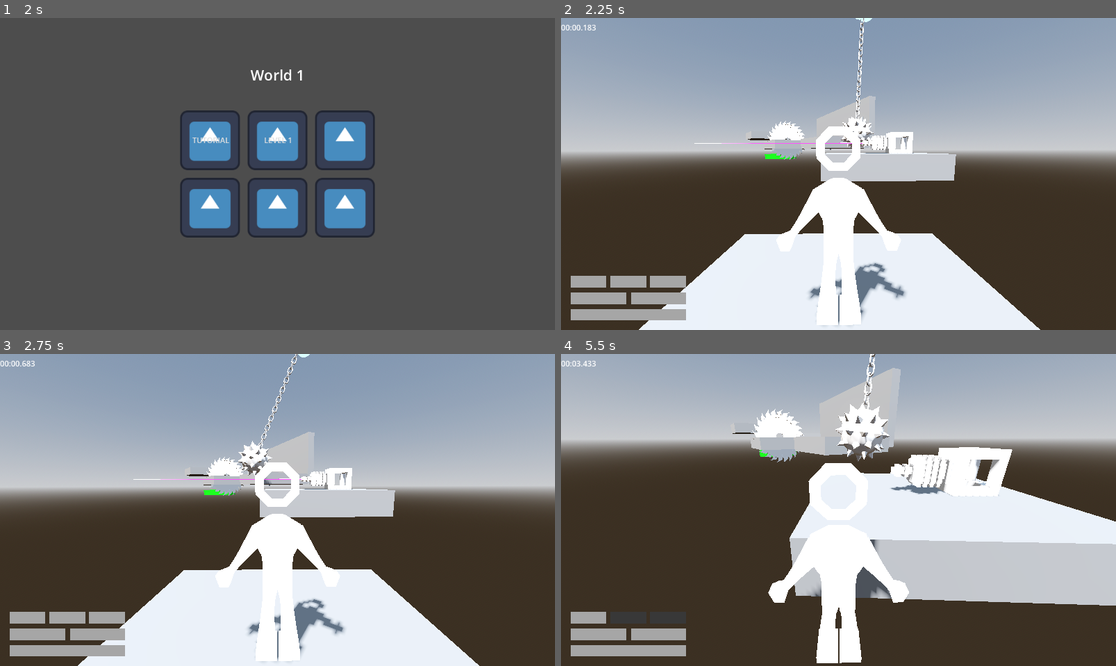
Above: before the commit, frames 1-4 (two rows, left to right).
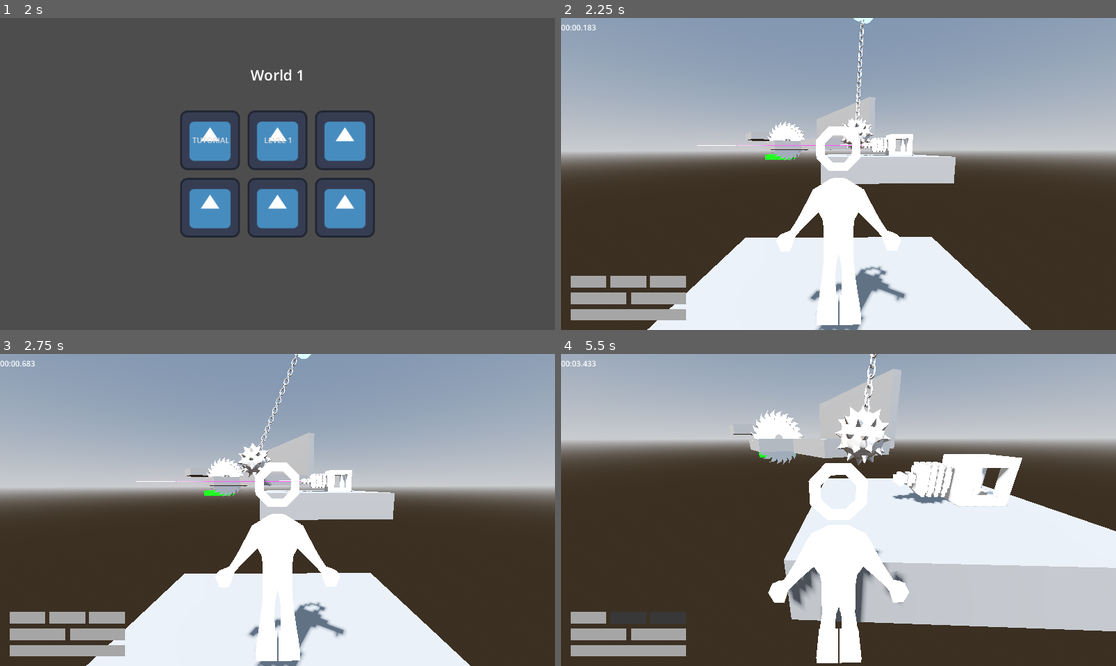
Above: after the commit, the same moments.

Repository: jpvds1/DDJD
Game: Godot game, scene res://scenes/game_controller.tscn
Same seed, same stepped clock (60 frames per second), same inputs: the game is played once before the commit and once after it. The engine's default icon, where the game draws it, is replaced by a stand-in: a white triangle on a blue panel in a dark square.
Inputs (mouse positions are in pixels of both pictures, inside the frame that each line leads up to):
- Up to frame 1 (2 s): click "Continue as Guest" at 0.5 s; click "Play" at 1.25 s
- Up to frame 2 (2.25 s): click "LEVEL 1" at 2 s
- Up to frame 3 (2.75 s): no input
- Up to frame 4 (5.5 s): move the mouse to (866, 510) at 2.77 s; hold W (move_forwards) from 2.78 s (still down); tap Q (dash) at 2.85, 4.35 s; tap Space (jump) at 3.02, 3.77, 5.27 s; move the mouse to (810, 510) at 3.52 s; tap Shift (sprint) at 3.6, 5.1 s; move the mouse to (849, 503) at 4.27 s; move the mouse to (832, 516) at 5.02 s

Frame 1 is identical in both runs. In frame 2, 2.6% of the frame differs, in the area x 14-87%, y 0-100%; in frame 3, 2.8%; in frame 4, 12%, in the area x 30-100%, y 0-89%.

Commit message:
chore(player): import animations

Diff:
--- a/platformer-game/scenes/player/capsule_character.tscn
+++ b/platformer-game/scenes/player/capsule_character.tscn
@@ -2,10 +2,10 @@
 
 [ext_resource type="Script" uid="uid://b5luiqoqvaysk" path="res://scripts/player/capsule_character.gd" id="1_5ji0x"]
 [ext_resource type="Script" uid="uid://vbnm1bywq1xw" path="res://scripts/player/stats_manager.gd" id="2_hsymh"]
-[ext_resource type="PackedScene" uid="uid://bdxbggyj7eerk" path="res://assets/models/player.glb" id="2_x7pql"]
+[ext_resource type="PackedScene" uid="uid://bdxbggyj7eerk" path="res://assets/models/player/player.glb" id="2_x7pql"]
 
-[sub_resource type="CapsuleShape3D" id="CapsuleShape3D_x7pql"]
-height = 2.5311584
+[sub_resource type="BoxShape3D" id="BoxShape3D_x7pql"]
+size = Vector3(1.0898438, 2.5809326, 0.3779297)
 
 [sub_resource type="Animation" id="Animation_5ji0x"]
 length = 0.001
@@ -80,8 +80,8 @@
 script = ExtResource("1_5ji0x")
 
 [node name="Hitbox" type="CollisionShape3D" parent="." unique_id=1754709375]
-transform = Transform3D(1, 0, 0, 0, 1, 0, 0, 0, 1, 0, 1.2579776, 0)
-shape = SubResource("CapsuleShape3D_x7pql")
+transform = Transform3D(1, 0, 0, 0, 1, 0, 0, 0, 1, 0, 1.1793033, 0)
+shape = SubResource("BoxShape3D_x7pql")
 
 [node name="Visuals" type="Node3D" parent="." unique_id=984137525]
 
Renamed: platformer-game/assets/models/player.glb -> platformer-game/assets/models/player/player.glb
Not shown, added: platformer-game/assets/models/player/player.glb.import
Not shown, added: platformer-game/assets/models/player/player_jump.blend.import
Binary file added: platformer-game/assets/models/player/player_jump.glb
Not shown, changed: platformer-game/assets/models/player/player_jump.glb.import
Not shown, added: platformer-game/assets/models/player/player_run.blend.import
Not shown, changed: platformer-game/assets/models/grupoA_assets.blend
Not shown, added: platformer-game/assets/models/player/player_jump.blend
Not shown, added: platformer-game/assets/models/player/player_run.blend
